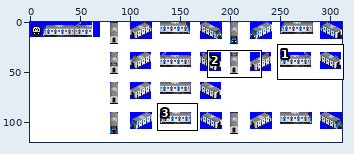
A sprite sheet gets an edit: src/metro/seoul_metro_4/LINE_4_2019.png. The first picture is a wide view before the edit; the outline marks the close-up.
Close-up. Old version:
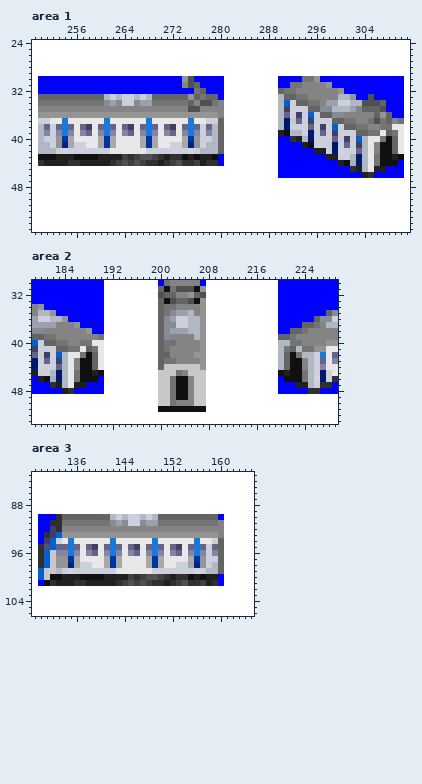
The file is 312x120 pixels. Colours within 5 levels of each other are drawn and written as one. Shown: area 1: x 249..311, y 24..55; area 2: x 179..229, y 30..53; area 3: x 129..165, y 83..106. The commit also changed other parts of the picture, which this record leaves out.
Now the later version:
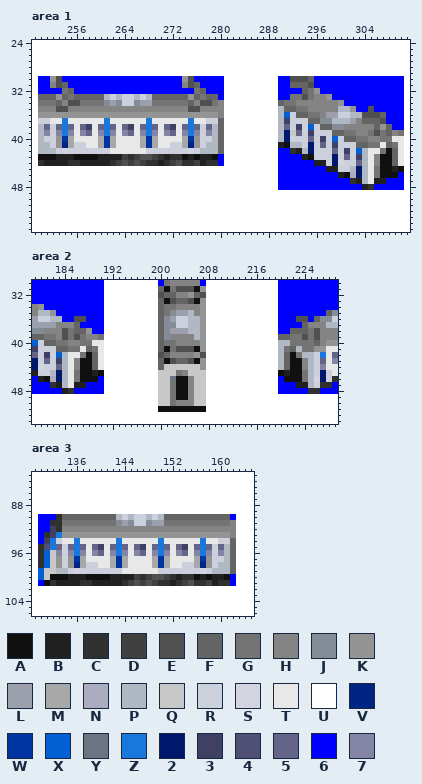
Palette (. is transparent): A #101010  B #202020  C #303030  D #404040  E #505050  F #646464  G #747474  H #848484  J #848c98  K #949494  L #9ca0ac  M #a8a8a8  N #acacc0  P #b0b8c4  Q #c8c8c8  R #ccd0dc  S #d4d4e0  T #e8e8e8  U #ffffff  V #002484  W #0034a0  X #0060d4  Y #6c7484  Z #1878dc  2 #00186c  3 #404064  4 #505074  5 #646488  6 #0000ff  7 #8484a4
Change:
Changed rows in their new state; - is an unchanged pixel.
Area 1:
first column x 252:
30 KE--------------------------------------EEEF6--------------
31 HEF-------------------------------------FFFE666------------
32 --GF----------------------------------6666FGK6666----------
33 -K-G----------------------------------66G-EG--K6666--6-----
34 -FHEE---------------------------------FGGHHHH-HHK6666666---
35 -EE------------------------------------FFGGHHHHH--K66E66---
36 ---------------------------------------X-FFGGHLLRRPPEEEF6--
37 ---------------------------------------3RR-FFJJPPPL-FFFE666
38 ---------------------------------------5-3-X-FFJJHHHH-FKF66
39 --------------------------------------P2Q5-3-R-FFGGHH-EG-HG
40 --------------------------------------P2RRR5-3-X-FFGGHH-GT-
41 --------------------------------------BAPPR2-5-3-R-FFGGTFG-
42 ----------------------------------------CBP2RR-5R3-X--TG---
43 ------------------------------------------BARRR2-5R3--H--FT
44 --------------------------------------------BBR2SRR5--H--FT
45 ----------------------------------------------BBRRP2--GAABA
46 ------------------------------------------------BAN2PTGAAA-
47 --------------------------------------666666666666CBPTBB666
48 --------------------------------------66666666666666BC66666
Area 2:
first column x 184:
36 6-EE-----------------------------------EE--
37 --F--------------------------------------HH
38 EGFF------------------------------------FGE
39 EGEG-----------------------------------GEGE
40 ----------------------------------------GGF
41 -----------------AGEEEA--------------------
42 ----------------E------E-------------------
43 -----------------AEFFEA--------------------
Area 3:
first column x 132:
 90 ----------FPRP-RPRP---------FF6
 91 ----------GJLJ-RJ-L---------GGH
 92 -----------------------------HH
 93 -Z--------------------------KKH
 94 Z--TZ-----TZ-----TZ-----TZ-TRRF
 95 Z-R5Z5T53T5Z5T53T5Z5T53T5Z5R5PF
 96 --R7Z7T75T7Z7T75T7Z7T75T7Z7R7PF
 97 --RKWM---TMWM---TMWM---TMWK-RPF
 98 --RKVM-R-TMWM---TMWM-T-RMVKRPPF
 99 --PRS------R-----T------RSR-PPF
100 --A--B---A---BDCD-EDCB-CABA-BA6
101 ----B-C----BCDEDED-CBCDE-CDBCC6
